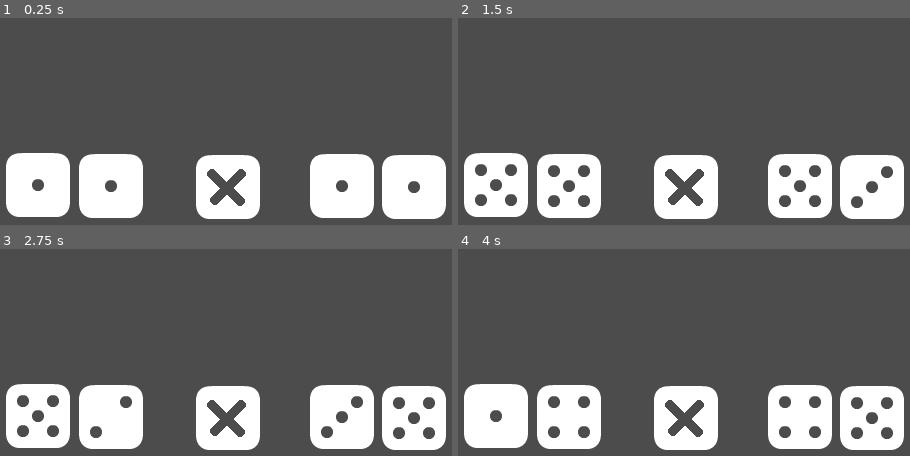
Above: before the commit, frames 1-4 (two rows, left to right).
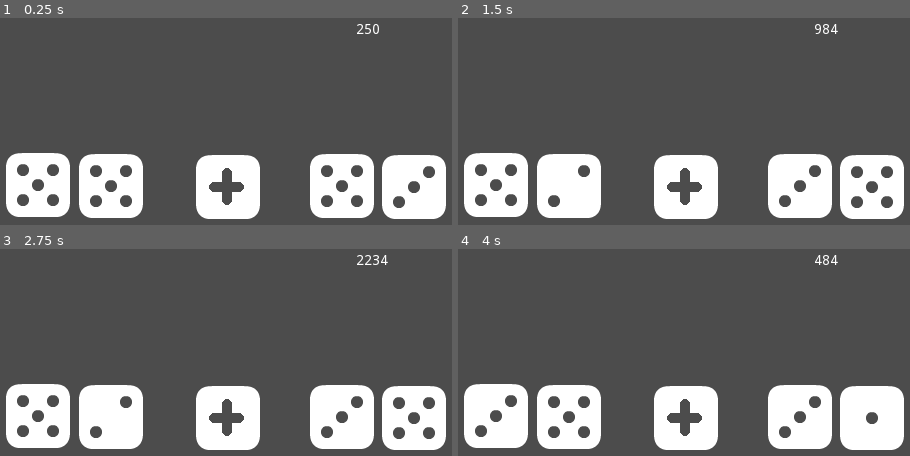
Above: after the commit, the same moments.

Repository: sugarvoid/math-with-dice
Game: Godot game, scene res://game/game.tscn
The game is run twice, just before and just after one commit, with the same random seed, the same clock (stepped at 60 frames per second) and the same inputs. The project has no main scene, so this scene is started directly.
Inputs:
- Up to frame 1 (0.25 s): no input
- Up to frame 2 (1.5 s): tap Enter at 0.5 s; tap Space at 1.25 s
- Up to frame 3 (2.75 s): no input
- Up to frame 4 (4 s): tap Enter at 3.5 s

The runs differ from the first frame. In frame 1, 2.8% of the frame differs, in the area x 3-97%, y 2-92%; in frame 2, 1.9%; in frame 3, 1.0%; in frame 4, 2.3%.

Commit message:
Add rounds, timer and sounds
Skeleton of the game created

Diff:
--- a/game/die/die.gd
+++ b/game/die/die.gd
@@ -14,7 +14,9 @@
 	self.sprite.frame = self._pips
 
 func get_value() -> int:
+
 	return self._pips + 1
+	print_debug(_pips)
 
 
 func reroll() -> void:
--- a/game/game.gd
+++ b/game/game.gd
@@ -9,10 +9,15 @@
 }
 
 onready var hud: CanvasLayer = $HUD
+onready var dice: Node2D = $Dice
 
 var submission: String
 
+var round_start_time: int
+
 var exspected_answer: int
+
+var operator: int = OPERATORS.ADD
 
 var left_operand: int
 var right_operand: int
@@ -20,9 +25,21 @@
 
 func _ready() -> void:
 	push_error("test error")
+	randomize()
+	start_new_round()
 
-	$Timer.connect("timeout", self, "_roll_dice")
+	#$Timer.connect("timeout", self, "_roll_dice")
 	pass
+
+func _process(delta: float) -> void:
+	hud.update_time(Time.get_ticks_msec() - round_start_time)
+
+func start_new_round() -> void:
+	self.round_start_time = Time.get_ticks_msec()
+	_roll_dice()
+	load_operands()
+	# TODO: Get random operator
+	self.exspected_answer = self.get_answer(self.left_operand, self.right_operand, self.operator)
 
 
 func _unhandled_key_input(event: InputEventKey) -> void:
@@ -43,31 +60,46 @@
 			self.submit_answer()
 
 func _clear_submission() -> void:
-	self.submission.empty()
+	self.submission = ""
+	self.hud.update_input(submission)
 
 func _roll_dice() -> void:
 	for d in $Dice.get_children():
 		d.reroll()
 
+func load_operands() -> void:
+	self.left_operand = self.dice.get_child(0).get_value() + self.dice.get_child(1).get_value()
+	self.right_operand = self.dice.get_child(2).get_value() + self.dice.get_child(3).get_value()
+
+
 func submit_answer() -> void:
-	print(str("Submitting: ", int(submission)))
+	print(str("Elapsed time: ", (Time.get_ticks_msec() - round_start_time)))
+	print(str("Input: ", int(submission), ".", " Exspected: ", self.exspected_answer))
 	if self.compare_values(self.exspected_answer, int(self.submission)):
 		print ("Answer was right!")
+		$SoundCorrect.play()
+		# get operator code
 		# get new question
+		self.start_new_round()
+
 	else:
 		print("Wrong!!!!")
+		$SoundWrong.play()
+		self.start_new_round()
+
+
+	print(round_start_time)
 
 	self._clear_submission()
 
 
 static func remove_last_input(input: String) -> String:
-	print("here")
 	var current_text = input   # grab the text
 	current_text.erase(current_text.length() - 1, 1) # remove the last char
 	return current_text
 
 
-static func get_answer(left_o: int, right_o: int, operator: int) -> int:
+func get_answer(left_o: int, right_o: int, operator: int) -> int:
 	match(operator):
 		OPERATORS.ADD:
 			return left_o + right_o
@@ -86,5 +118,5 @@
 	return $Dice.get_child(die_number - 1).get_pips()
 
 
-static func compare_values(expected: int, entered: int) -> bool:
+func compare_values(expected: int, entered: int) -> bool:
 	return expected == entered
--- a/game/game.tscn
+++ b/game/game.tscn
@@ -1,10 +1,12 @@
-[gd_scene load_steps=7 format=2]
+[gd_scene load_steps=9 format=2]
 
 [ext_resource path="res://game/game.gd" type="Script" id=1]
 [ext_resource path="res://game/die/Die.tscn" type="PackedScene" id=2]
 [ext_resource path="res://game/font/Blazma-Regular.ttf" type="DynamicFontData" id=3]
 [ext_resource path="res://game/hud.gd" type="Script" id=4]
 [ext_resource path="res://game/die/operators.png" type="Texture" id=5]
+[ext_resource path="res://game/right.wav" type="AudioStream" id=6]
+[ext_resource path="res://game/wrong.wav" type="AudioStream" id=7]
 
 [sub_resource type="DynamicFont" id=1]
 size = 76
@@ -35,6 +37,13 @@
 "_edit_use_anchors_": true
 }
 
+[node name="LblTime" type="Label" parent="HUD"]
+margin_left = 424.0
+margin_top = 23.0
+margin_right = 540.0
+margin_bottom = 79.0
+text = "4444"
+
 [node name="Dice" type="Node2D" parent="."]
 
 [node name="Die1" parent="Dice" instance=ExtResource( 2 )]
@@ -53,6 +62,13 @@
 position = Vector2( 296, 187 )
 texture = ExtResource( 5 )
 hframes = 4
+frame = 2
 
 [node name="Timer" type="Timer" parent="."]
 autostart = true
+
+[node name="SoundCorrect" type="AudioStreamPlayer2D" parent="."]
+stream = ExtResource( 6 )
+
+[node name="SoundWrong" type="AudioStreamPlayer2D" parent="."]
+stream = ExtResource( 7 )
--- a/game/hud.gd
+++ b/game/hud.gd
@@ -13,3 +13,6 @@
 
 func update_input(new_text: String) -> void:
 	self.lbl_input.text = new_text
+
+func update_time(milisec: int) -> void:
+	$LblTime.text = str(milisec)
Not shown, added: game/right.wav.import
Not shown, added: game/wrong.wav.import
Not shown, added: game/right.wav
Not shown, added: game/wrong.wav
